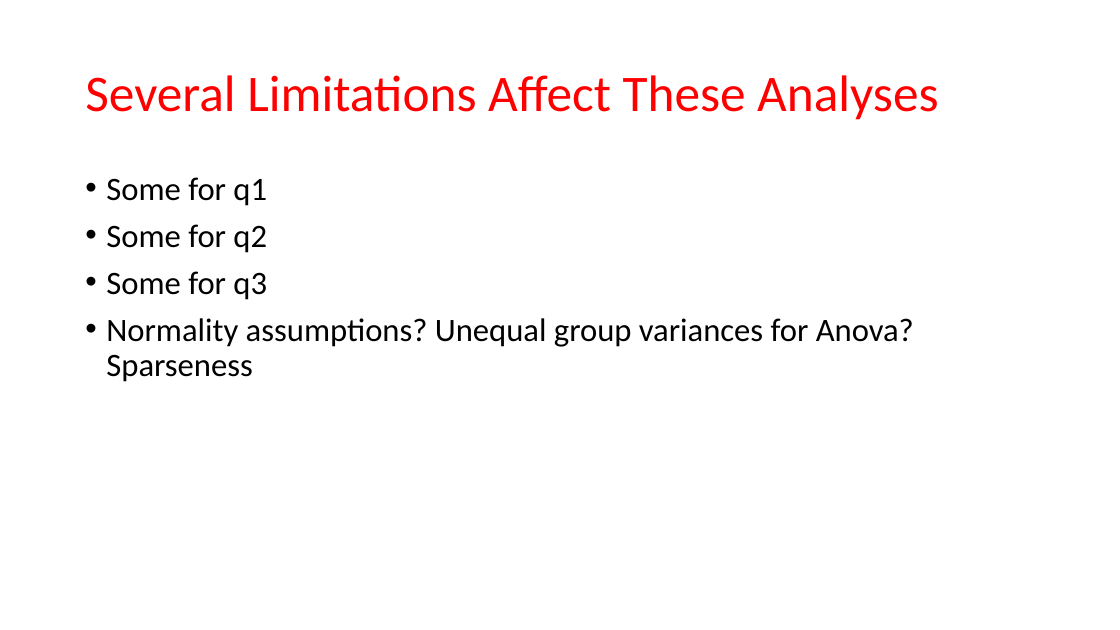
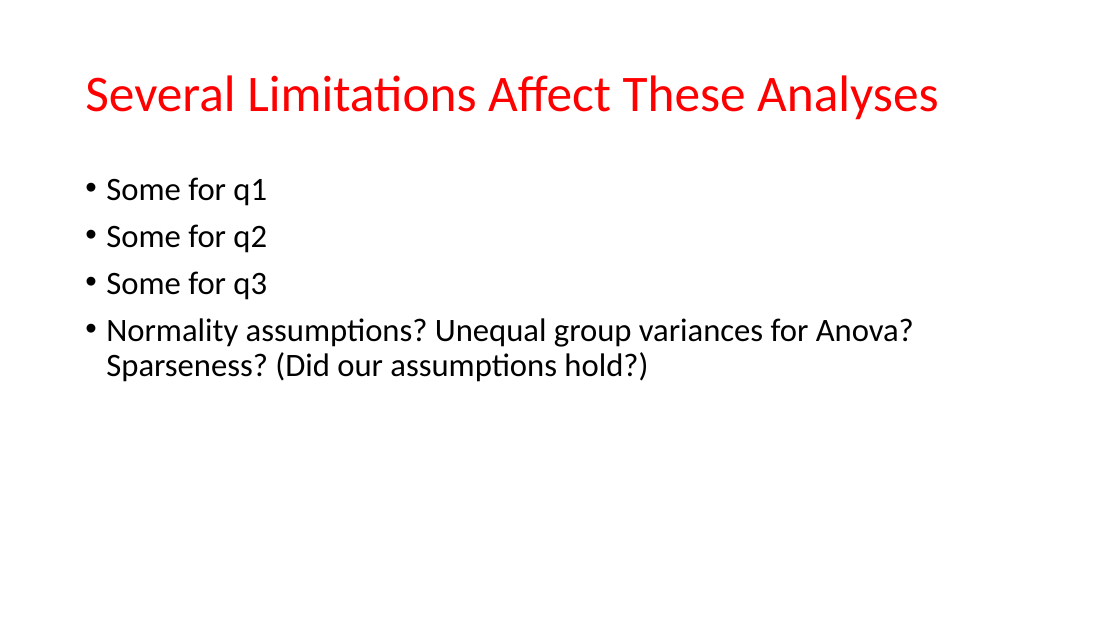
Before and after one commit to MatthewCodes/557_Final_Project, a slide deck: slide 13 of Presentation/Final Presentation.pptx. Drawn at 1120x630 pixels with LibreOffice and Linux fonts; fonts in the diff are those of the drawing. Boxes give left, top, right and bottom in pixels: in the first picture for what was removed or moved away, otherwise in the second. Text is boxed around its words. In the diff, an @@ line names an element or a change of style, - is before the commit and + after.

```diff
--- a/Presentation/Final Presentation.pptx
+++ b/Presentation/Final Presentation.pptx
@@ text at [106, 318, 914, 382]: text changed @@
-• Normality assumptions? Unequal group variances for Anova? Sparseness
+• Normality assumptions? Unequal group variances for Anova? Sparseness? (Did our assumptions hold?)
```
Also in this commit, not shown: 4 other slides changed, 1 other file.
